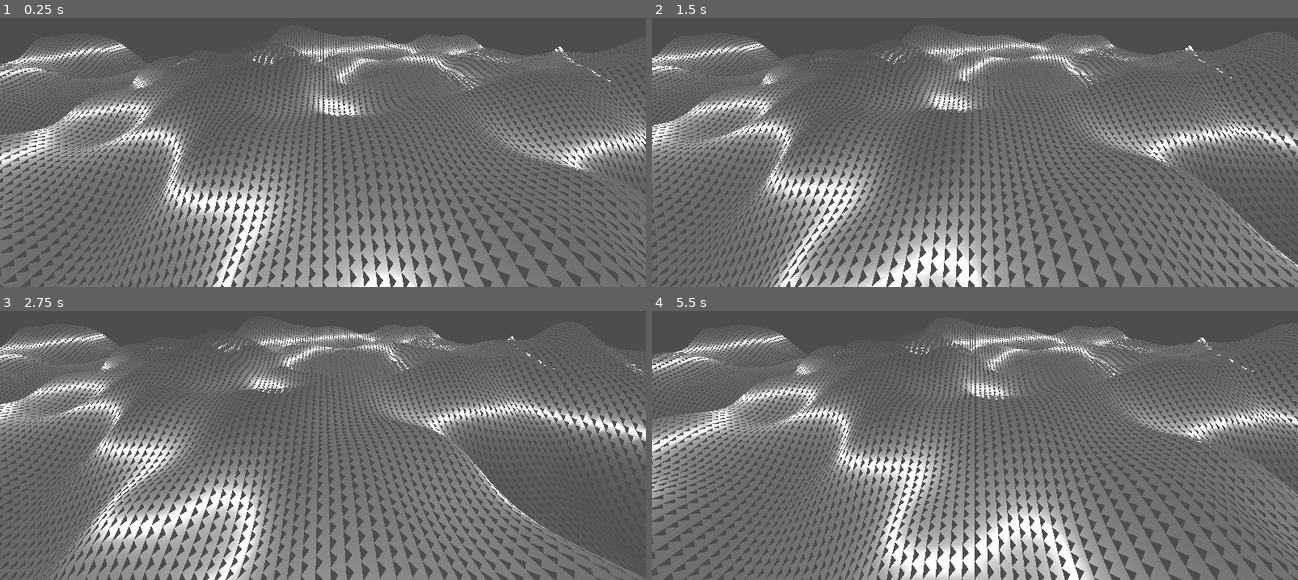
Above: before the commit, frames 1-4 (two rows, left to right).
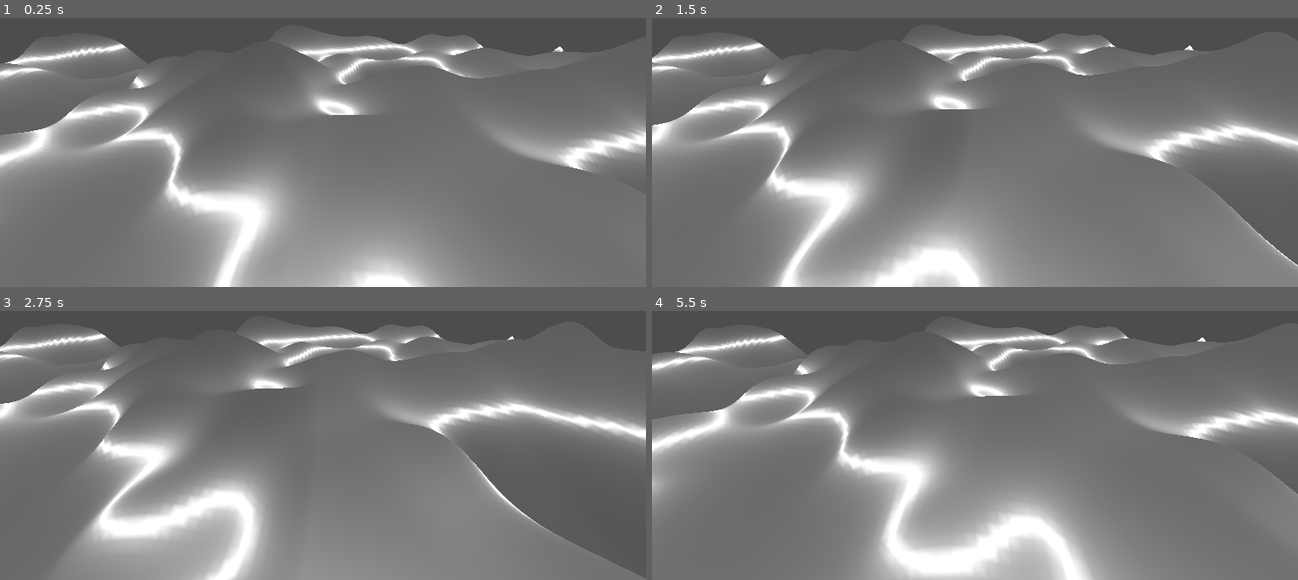
Above: after the commit, the same moments.

Repository: tommyrobot666/pod-studios-mobile-game
Game: Godot game, scene res://level.tscn
The game is run twice, just before and just after one commit, with the same random seed, the same clock (stepped at 60 frames per second) and the same inputs. The project has no main scene, so this scene is started directly.
Inputs:
- Up to frame 1 (0.25 s): no input
- Up to frame 2 (1.5 s): tap Enter at 0.5 s; hold Right (ui_right) 0.53-1.28 s; hold Down (ui_down) from 1.28 s (still down)
- Up to frame 3 (2.75 s): release Down (ui_down) at 2.03 s; hold Right (ui_right) from 2.03 s (still down)
- Up to frame 4 (5.5 s): release Right (ui_right) at 2.78 s; hold Up (ui_up) 2.78-3.53 s; hold Left (ui_left) 3.53-5.03 s; hold Down (ui_down) from 5.03 s (still down)

The runs differ from the first frame. In frame 1, 20% of the frame differs, in the area x 0-100%, y 5-100%; in frame 2, 19%; in frame 3, 18%; in frame 4, 20%.

Commit message:
the only problem ever was create_mesh being wrong, it's 100% fixed now

Diff:
--- a/world-generator/core/world_generation.gd
+++ b/world-generator/core/world_generation.gd
@@ -73,7 +73,7 @@
 				indices.append(first_point+detail)
 				indices.append(first_point+detail+1)
 
-				indices.append(first_point+detail)
+				indices.append(first_point)
 				indices.append(first_point+detail+1)
 				indices.append(first_point+1)
 
